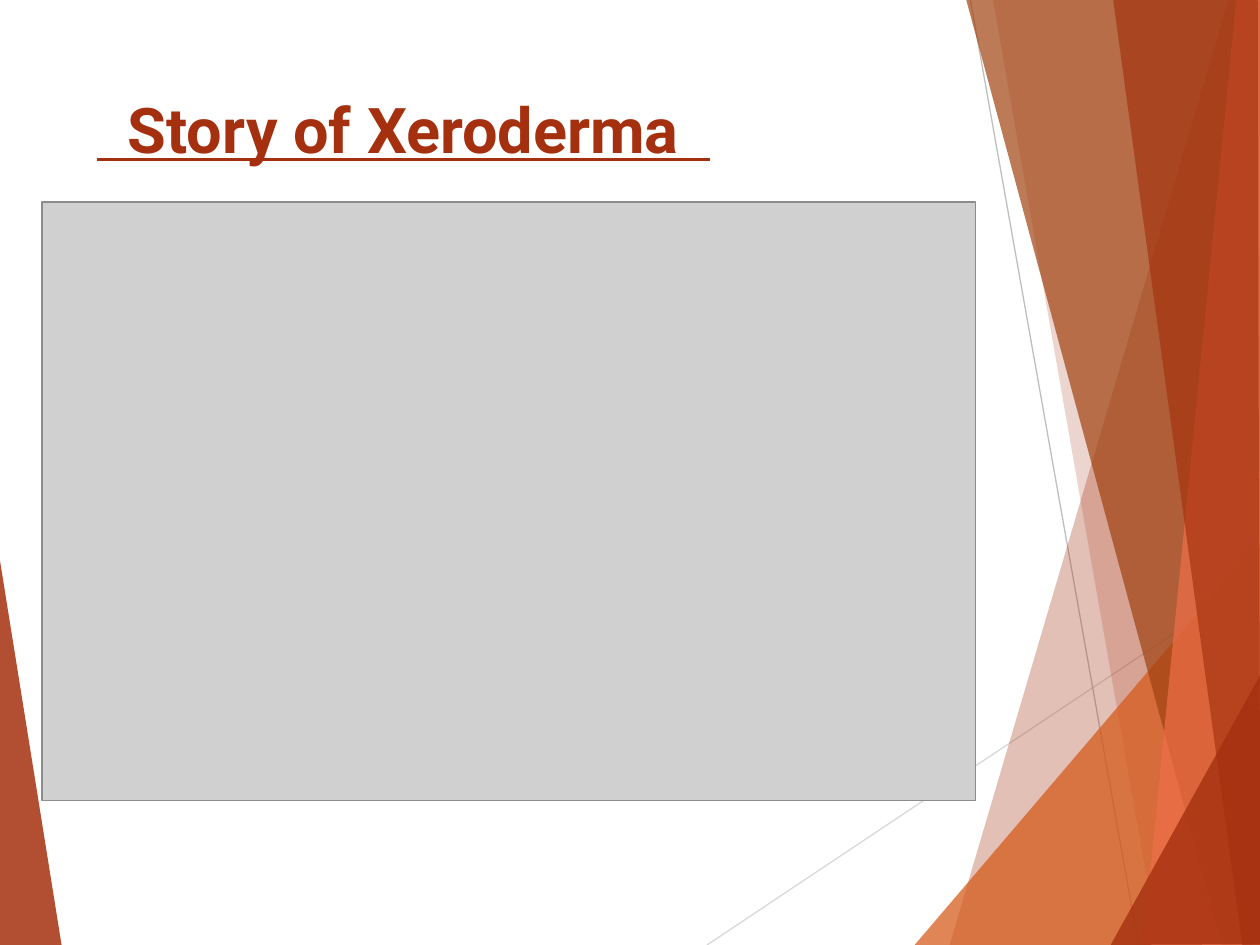
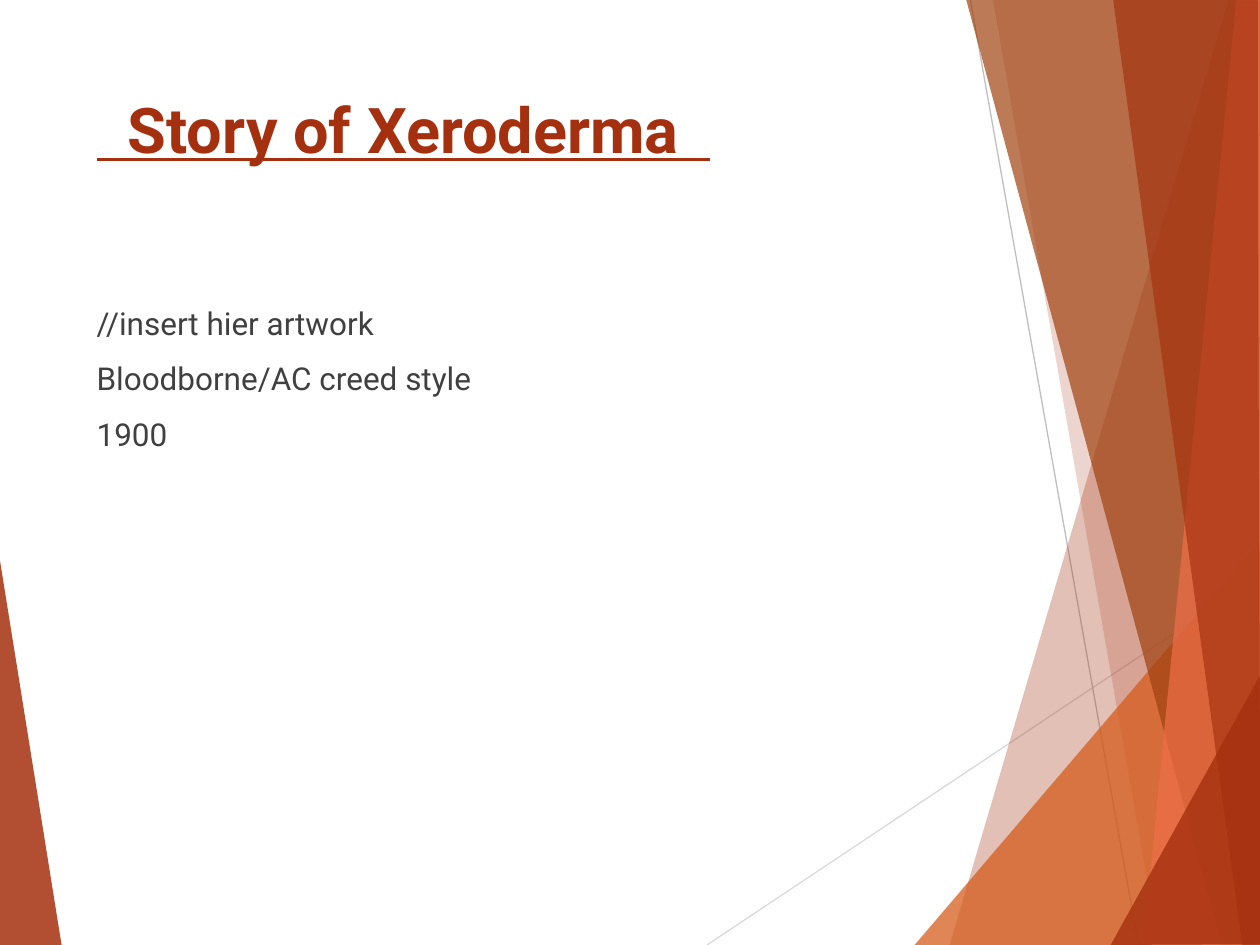
Before and after one commit to Mesmir/GameLabs_Proj1, a slide deck: slide 3 of Project/Presentatie_En_UI/StartPresentatieXeroderma.pptx. Drawn at 1260x945 pixels with LibreOffice and Linux fonts; fonts in the diff are those of the drawing; grey boxes stand for pictures. Boxes give left, top, right and bottom in pixels: in the first picture for what was removed or moved away, otherwise in the second. Text is boxed around its words. In the diff, an @@ line names an element or a change of style, - is before the commit and + after.

```diff
--- a/Project/Presentatie_En_UI/StartPresentatieXeroderma.pptx
+++ b/Project/Presentatie_En_UI/StartPresentatieXeroderma.pptx
@@ picture removed at [42, 202, 975, 800] @@
@@ text added at [97, 311, 471, 447], 18 pt, text #404040 @@
+//insert hier artwork
+Bloodborne/AC creed style
+1900
```
Also in this commit, not shown: 2 other slides changed.
